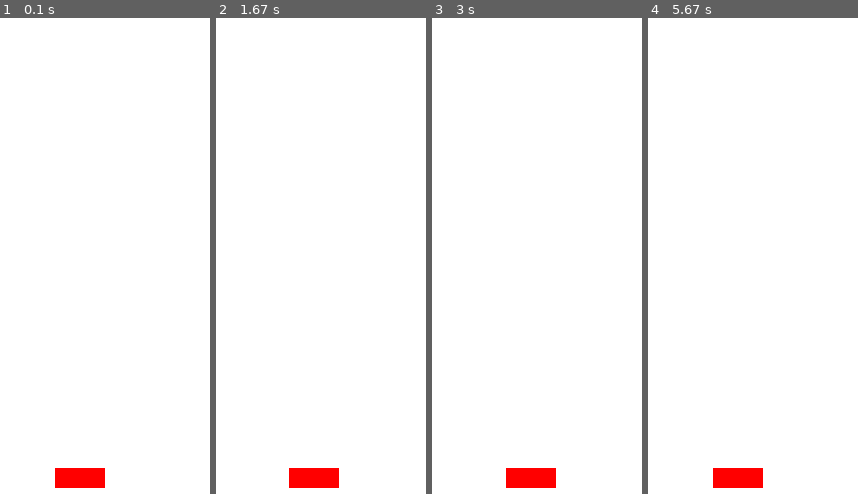
Above: before the commit, frames 1-4 (left to right).
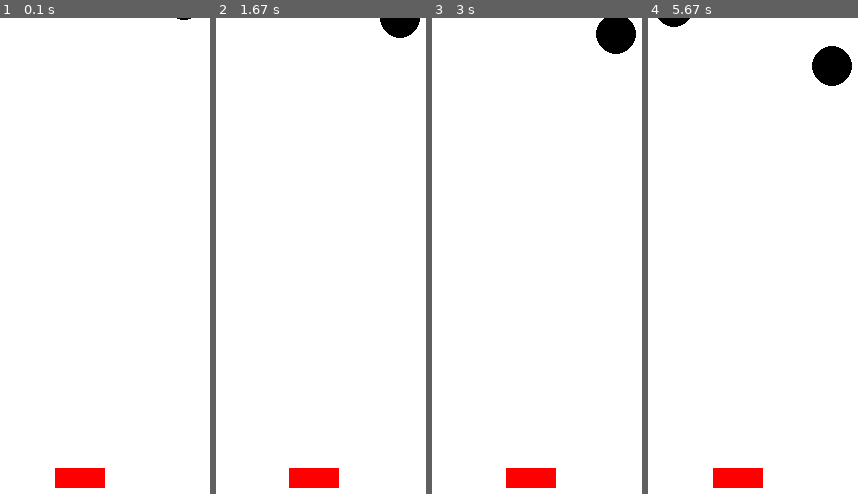
Above: after the commit, the same moments.

Repository: Zain-kuben/Pygame-prosjekt
Game: pygame game, started from spill.py
Two runs of this game, one before a commit and one after it. Both use one fixed random seed, a clock stepped at 60 frames per second and the inputs below.
Inputs:
- Up to frame 1 (0.1 s): no input
- Up to frame 2 (1.67 s): hold Right 0.33-0.8 s; hold Right 0.83-1.3 s; hold Left from 1.33 s (still down)
- Up to frame 3 (3 s): release Left at 1.87 s; hold Left 1.9-2.3 s; hold Right 2.33-2.97 s
- Up to frame 4 (5.67 s): hold Left 3-3.47 s; hold Right 3.5-3.97 s; hold Right 4-4.47 s; hold Left 4.5-5.03 s; hold Left 5.07-5.47 s; hold Right from 5.5 s (still down)

The runs differ from the first frame. In frame 1, less than 0.1% of the frame differs, in the area x 84-91%, y 0-1%; in frame 2, 0.6%; in frame 3, 1.2%; in frame 4, 1.4%, in the area x 4-98%, y 0-15%.

Commit message:
Jeg har lagt til 4 faller som faller, med tilfeldig x verdi og y

Diff:
--- a/spill.py
+++ b/spill.py
@@ -1,6 +1,9 @@
 import pygame as pg
+import random
 
 pg.init()
+
+font = pg.font.SysFont("Arial", 20)
 
 class Kurv:
     def __init__(self, x_pos:int, y_pos:int, bredde:int, høyde:int, fart:int, vindu, farge:tuple):
@@ -40,6 +43,7 @@
         elif self._x_pos + self._bredde >= self._vindu.get_width():
             self._x_pos = self._vindu.get_width() - self._bredde
 
+
 class Ball:
     def __init__(self, x_pos:int, y_pos:int, radius:int, fart:float, vindu, farge:tuple):
         self._x_pos = x_pos
@@ -50,11 +54,19 @@
         self._farge = farge
 
     def tegne_ball(self):
-        pg.draw.circle(self._vindu, self._farge, (self._x_pos, self._y_pos), self._radius)
+        pg.draw.circle(self._vindu, self._farge, (int(self._x_pos), int(self._y_pos)), self._radius)
 
     def flytt(self):
         self._y_pos += self._fart
 
+    def kollisjon(self, kurv: Kurv):
+        if self._x_pos + self._radius > kurv._x_pos and self._y_pos + self._radius > kurv._y_pos and self._x_pos - self._radius < kurv._x_pos + kurv._bredde and self._y_pos - self._radius <= kurv._y_pos + kurv._høyde:
+            return True
+
+    def restart(self):
+        self._y_pos = -20
+        self._x_pos = random.randint(20, self._vindu.get_width() - 20)
+        self._fart = 0.2
 
 
 
@@ -64,9 +76,17 @@
 pg.display.set_caption("Bruk piltaster for å bevege")
 
 kurv = Kurv(225, 450, 50, 20, 0.5, vindu, (255, 0, 0))
-ball = Ball(250, 0, 15, 0.4, vindu, (0, 0, 255))
+
+ball1 = Ball(random.randint(20, VINDU_BREDDE - 20), -20, 20, 0.2, vindu, (0, 0, 0))
+ball2 = Ball(random.randint(20, VINDU_BREDDE - 20), -80, 20, 0.2, vindu, (0, 0, 0))
+ball3 = Ball(random.randint(20, VINDU_BREDDE - 20), -140, 20, 0.2, vindu, (0, 0, 0))
+ball4 = Ball(random.randint(20, VINDU_BREDDE - 20), -200, 20, 0.2, vindu, (0, 0, 0))
+
+baller = [ball1, ball2, ball3, ball4]
+
 
 fortsett = True
+gameover = False
 
 while fortsett:
     for event in pg.event.get():
@@ -75,12 +95,31 @@
 
     trykkede_taster = pg.key.get_pressed()
 
+
+
     kurv.rettning(trykkede_taster)
     kurv.flytt()
     kurv.grenser()
 
+    for ball in baller:
+            ball.flytt()
+
+    for ball in baller:
+        if ball.kollisjon(kurv):
+            gameover = True
+            for ball in baller:
+                ball._fart = 0
+
+
     vindu.fill((255, 255, 255))
     kurv.tegne()
+    for ball in baller:
+        ball.tegne_ball()
+
+    if gameover:
+        bilde = font.render("Game over! Trykk SPACE", True, (50, 50, 50))
+        vindu.blit(bilde, (150, 20))
+
     pg.display.flip()
 
 pg.quit()
